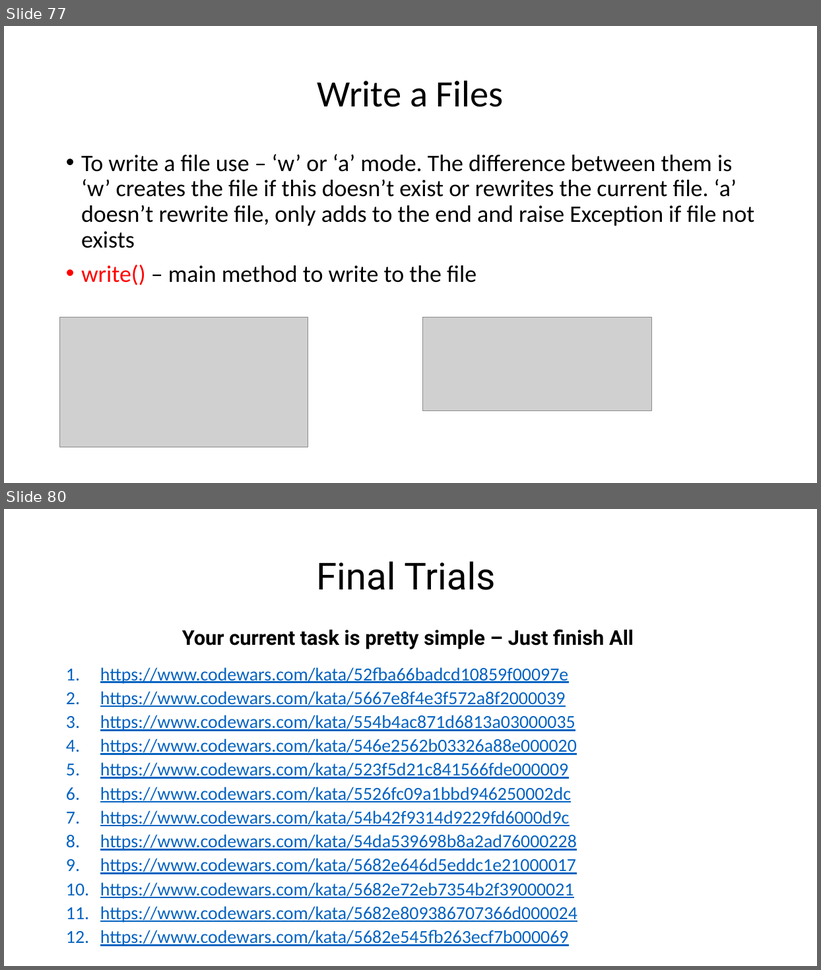
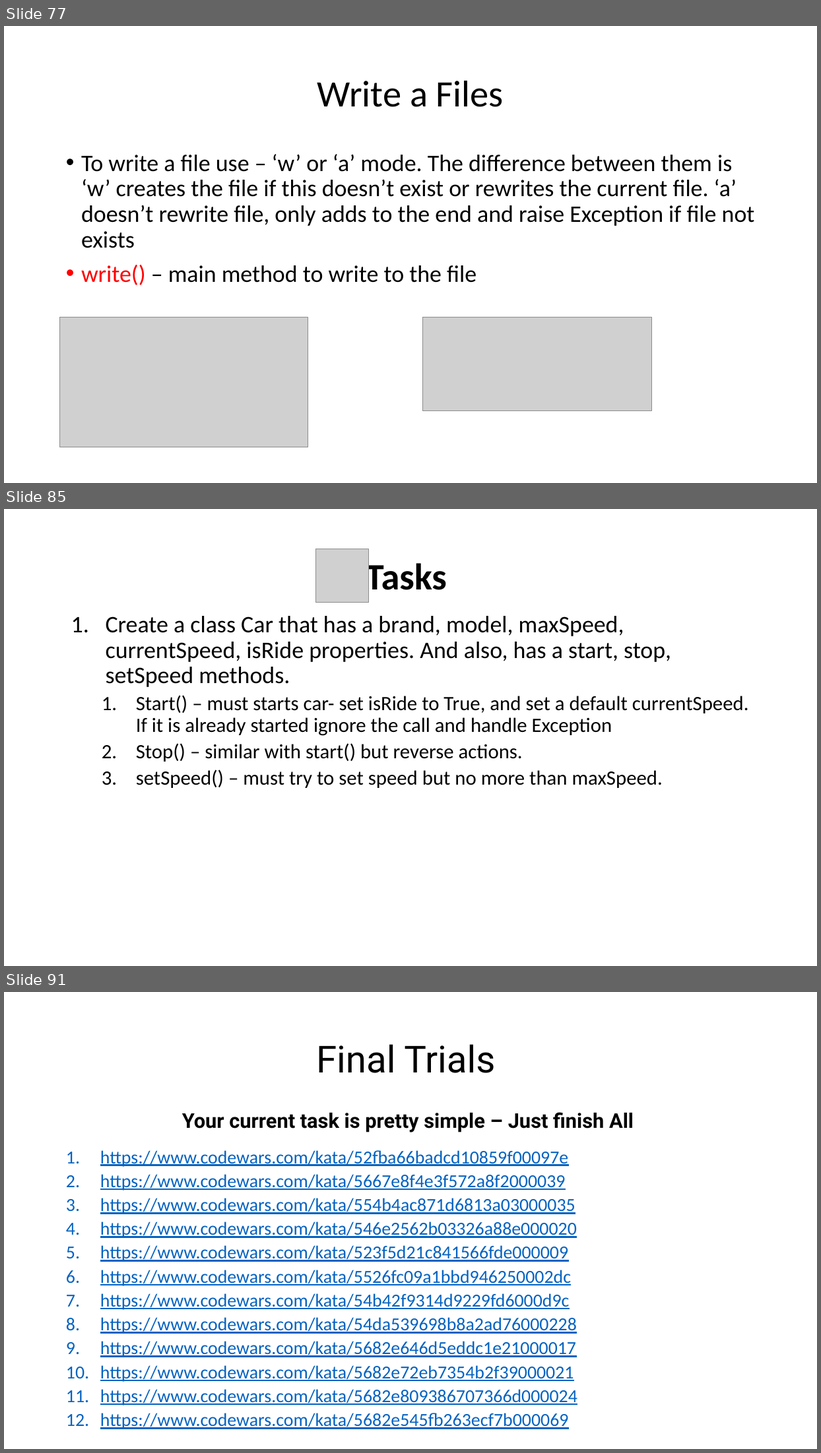
Before and after one commit to WonderLuc/brother-bootcamp, a slide deck: python 101/python_101.pptx. Shown one above the other, each under a label of ours: slides 77 and 80 before the commit, slides 77, 85 and 91 after it; the slides between them are not shown. The pictures are 821x970 and 821x1453 pixels, drawn with LibreOffice and Linux fonts; fonts in the diff are those of the drawing; grey boxes stand for pictures; background and template pictures are left out. Boxes give left, top, right and bottom in pixels: in the first picture for what was removed or moved away, otherwise in the second. Text is boxed around its words. In the diff, an @@ line names an element or a change of style, - is before the commit and + after.

Commit message:
feat: add classes block

```diff
--- a/python 101/python_101.pptx
+++ b/python 101/python_101.pptx
@@ slide 85 added at <box>4,509,817,966</box>, background picture (left out) @@
@@ picture added at <box>316,549,369,602</box> @@
@@ text added at <box>366,558,447,598</box>, 44 pt, text #000000, bold @@
+Tasks
@@ text added at <box>106,616,749,788</box>, 24 pt, text #000000 @@
+1. Create a class Car that has a brand, model, maxSpeed, currentSpeed, isRide properties. And also, has a start, stop, setSpeed methods.
+  1. Start() – must starts car- set isRide to True, and set a default currentSpeed. If it is already started ignore the call and handle Exception
+  2. Stop() – similar with start() but reverse actions.
+  3. setSpeed() – must try to set speed but no more than maxSpeed.
@@ what was slide 80 is now slide 91 @@
```
Also in this commit, not shown: 2 slides changed, 10 other slides added, 1 other file.
